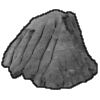
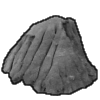
Two versions of the same layered image (100x100). Layer-by-layer changes:
painted on "line" over [1, 9, 98, 96]
painted on "Pasted Layer" over [1, 9, 97, 96]
